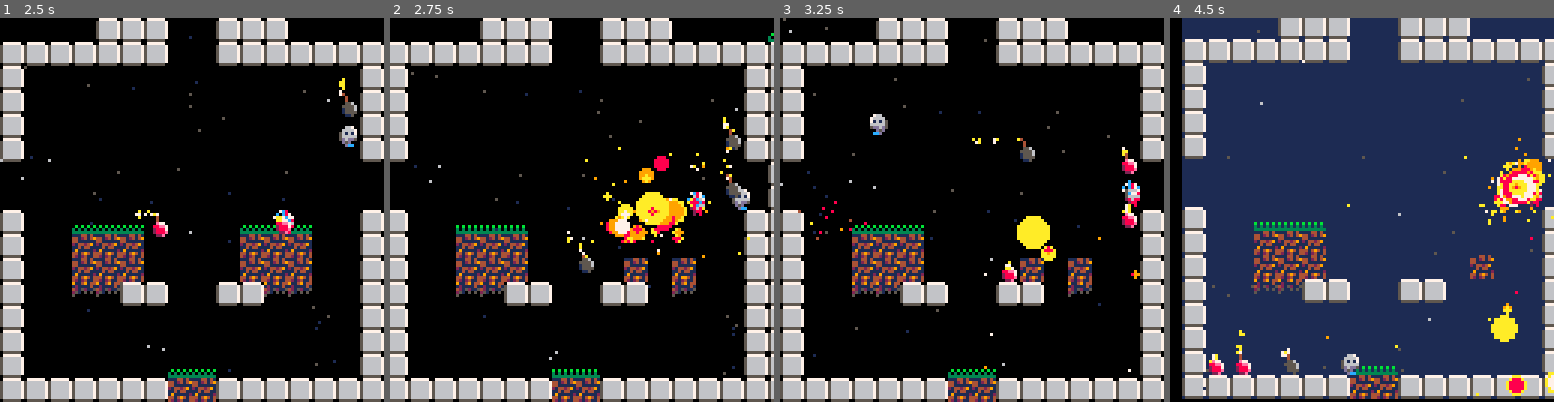
Above: before the commit, frames 1-4 (left to right).
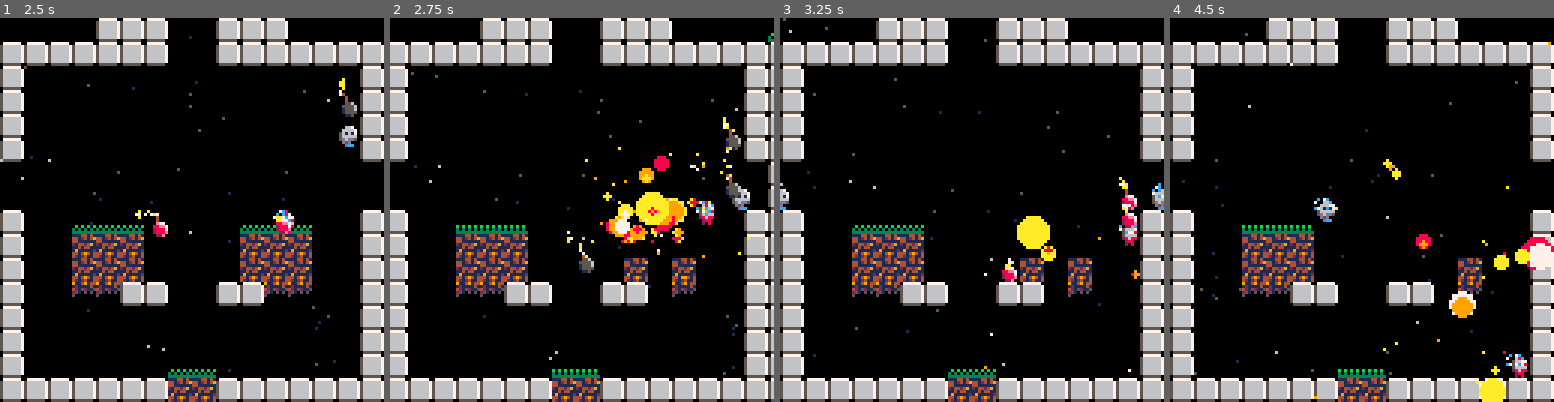
Above: after the commit, the same moments.

Repository: lkingsford/pico8-projects
Game: PICO-8 cartridge plat1.p8
Same seed, same stepped clock (60 frames per second), same inputs: the game is played once before the commit and once after it.
Inputs:
- Up to frame 1 (2.5 s): tap X (X key) at 0.33, 1.07, 1.85 s; tap O (Z key) at 0.7, 1.7, 2.1 s; hold Right 1.6-2.1 s; hold Up 2.15-2.42 s; hold Right from 2.47 s (still down)
- Up to frame 2 (2.75 s): keep holding Right; tap O (Z key) at 2.5 s
- Up to frame 3 (3.25 s): tap O (Z key) at 2.9 s; tap X (X key) at 2.97 s; release Right at 3.03 s; hold Left from 3.08 s (still down)
- Up to frame 4 (4.5 s): tap O (Z key) at 3.3, 3.7, 4.1 s; release Left at 3.58 s; hold Down 3.63-3.97 s; hold Right from 4.02 s (still down); tap X (X key) at 4.08 s

Frame 1 is identical in both runs. In frame 2, 0.3% of the frame differs, in the area x 77-85%, y 45-54%; in frame 3, 1.4%; in frame 4, 92%, in the area x 0-100%, y 0-100%.

Commit message:
Fix to two movers sounds and a bit of physics

Diff:
--- a/plat1.p8
+++ b/plat1.p8
@@ -147,11 +147,34 @@
 
 function _update()
 	update_actors()
+	update_sounds()
 end
 
 function near_int(x)
 	if sgn(x % 1 - 0.5) > 0 then return ceil(x) end
 	return flr(x)
+end
+
+function update_sounds()
+	local walkers = 0
+	for i in all(actors) do
+		if i.walking_sound == true then
+			walkers += 1
+		end
+	end
+	if last_walkers != walkers then
+		if walkers == 1 then
+			sfx(3, 1)
+			sfx(4, -2)
+		elseif walkers > 1 then
+			sfx(4, 1)
+			sfx(3, -2)
+		else
+			sfx(4, -2)
+			sfx(3, -2)
+		end
+	end
+	last_walkers = walkers
 end
 
 function update_actors()
@@ -199,12 +222,12 @@
 			end
 			-- Check if hit another actor that can be knocked out
 			for i in all(actors) do
-				if i != a and i.knocked >= 0 and a.knocked < 0 then
+				if i != a and i.knocked >= 0 and a.knocked != 0 then
 					local speed = distance(a.dx, a.dy)
 					if distance(i.x, i.y, a.x, a.y) < 12 and speed > 0 and a.recent_thrower != i then
 						i.dx = (a.dx * a.weight + i.dx * i.weight) / 2
 						i.dy = (a.dy * a.weight + i.dy * i.weight) / 2
-						i.knocked += 15
+						i.knocked += 20
 						a.dx = 0
 						a.dy = 0
 					end
@@ -266,12 +289,10 @@
 			bomb(actor, d, u)
 		end
 	end
-	if abs(actor.dx) > 0.1 and actor.on_floor then
-		if (stat(17) != 3) then
-			sfx(3, 1)
-		end
+	if abs(actor.dx) > 0.5 and actor.on_floor then
+		actor.walking_sound = true
 	else
-		sfx(3, -2)
+		actor.walking_sound = false
 	end
 end
 
@@ -293,6 +314,10 @@
 	item.dy = 0
 	item.recent_thrower = a
 	item.throw_time = 0.5
+	if check_collide(item.x, item.y) then
+		item.x = a.x
+		item.y = a.y
+	end
 end
 
 function pick_item(a, item)
@@ -325,6 +350,12 @@
 		actor.jumps = 2
 		add(fore_parts,new_jump_parts(actor))
 		sfx(1)
+	elseif actor.held_by then
+		actor.dy = -jump
+		actor.jumps = 2
+		actor.held_by.holding = nil
+		actor.held_by = nil
+		sfx(1)
 	end
 end
 
@@ -346,7 +377,7 @@
 	b.t_next_wick = b.t_per_wick
 	b.r = 2.5
 	b.exploded = exploded
-	b.weight=.75
+	b.weight=1
 	add(actors, b)
 	sfx(2)
 end
@@ -620,6 +651,7 @@
 	shakes = {}
 
 	clock_32 = 0
+	last_walkers = 0
 end
 
 __gfx__
Not shown, changed: the sound effects (__sfx__) section of plat1.p8
